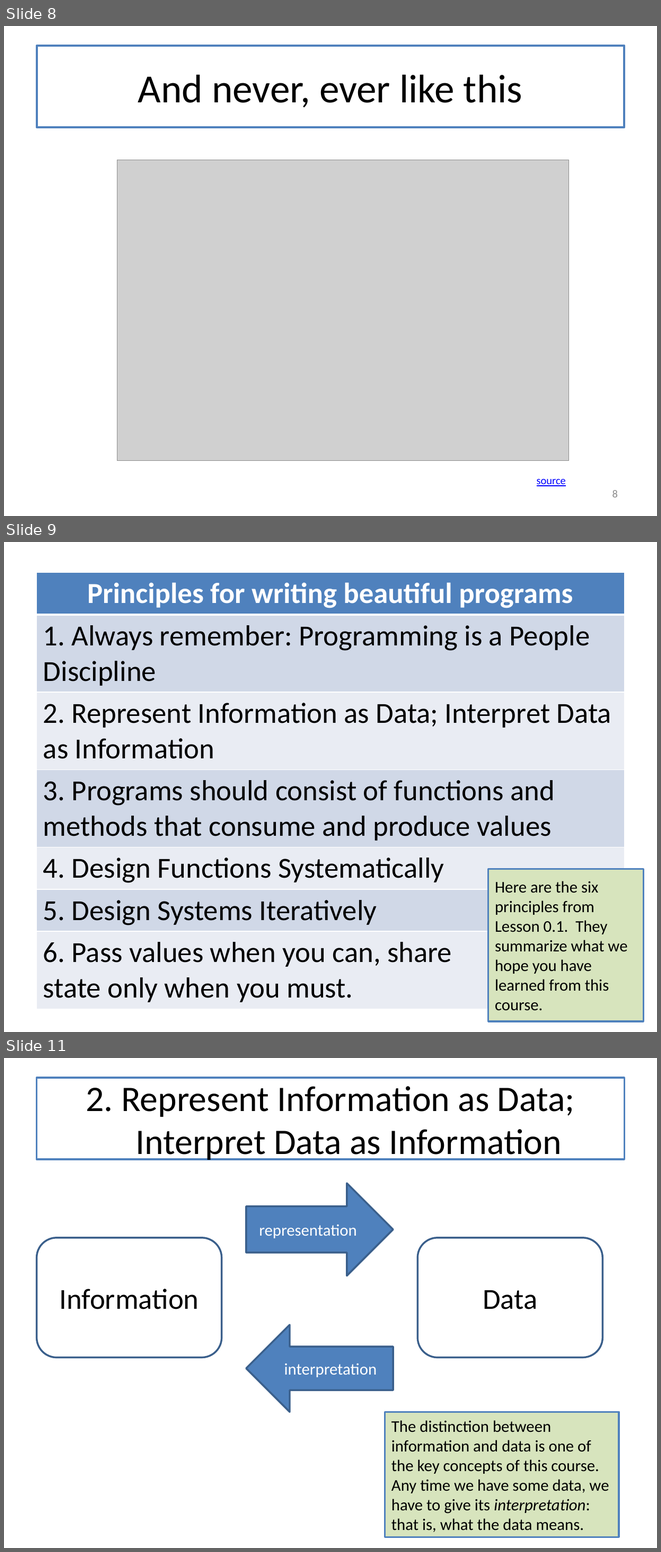
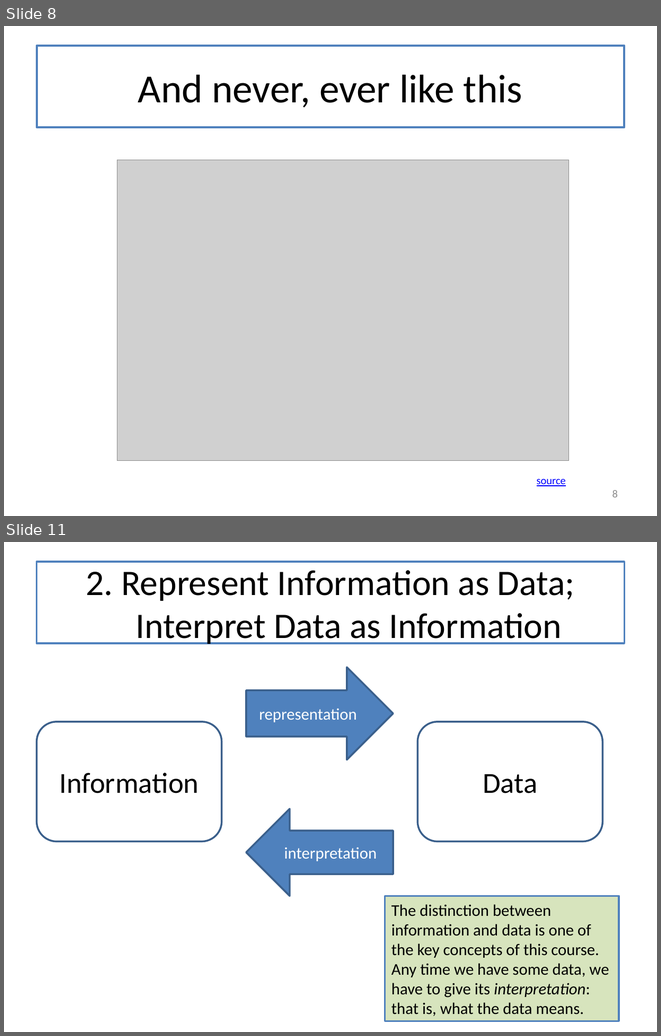
Before and after one commit to mwand/cs5010f16, a slide deck: Slides/Lesson 12.1 The Last Lecture.pptx. Shown one above the other, each under a label of ours: slides 8, 9 and 11 before the commit, slides 8 and 11 after it; the slides between them are not shown. The pictures are 661x1552 and 661x1036 pixels, drawn with LibreOffice and Linux fonts; fonts in the diff are those of the drawing; grey boxes stand for pictures. Boxes give left, top, right and bottom in pixels: in the first picture for what was removed or moved away, otherwise in the second. Text is boxed around its words. In the diff, an @@ line names an element or a change of style, - is before the commit and + after.

```diff
--- a/Slides/Lesson 12.1 The Last Lecture.pptx
+++ b/Slides/Lesson 12.1 The Last Lecture.pptx
@@ slide 9 removed at [4, 542, 657, 1032], background #FFFFFF @@
@@ table removed at [37, 573, 624, 1004], 7 rows, 1 columns @@
-Principles for writing beautiful programs
-1. Always remember: Programming is a People Discipline
-2. Represent Information as Data; Interpret Data as Information
-3. Programs should consist of functions and methods that consume and produce values
-4. Design Functions Systematically
-5. Design Systems Iteratively
-6. Pass values when you can, share / state only when you must.
@@ rectangle removed at [488, 868, 644, 1021] @@
-Here are the six principles from Lesson 0.1. They summarize what we hope you have learned from this course.
```
Also in this commit, not shown: 11 slides changed, 5 slides added, 2 other slides removed.
